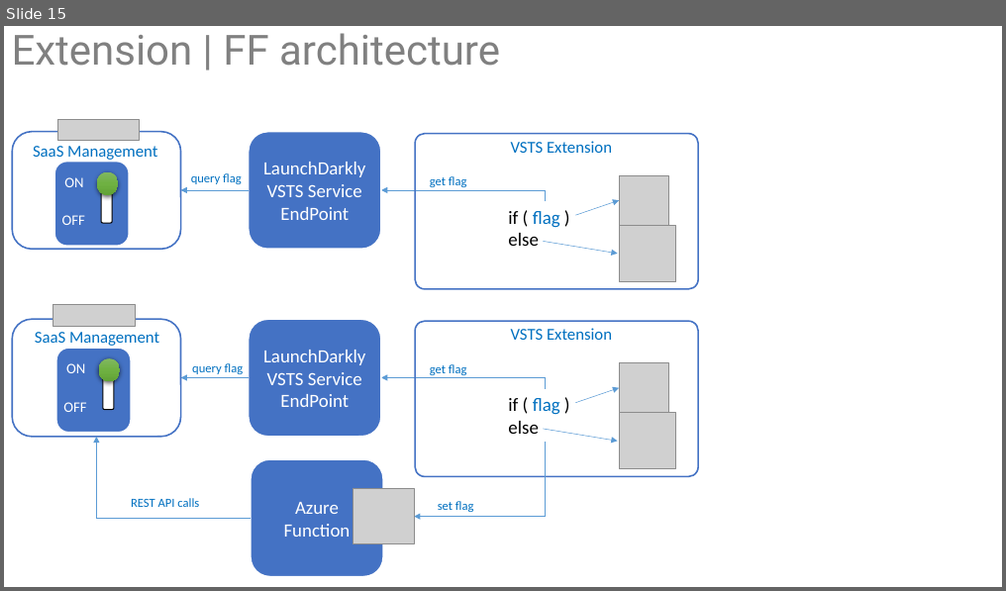
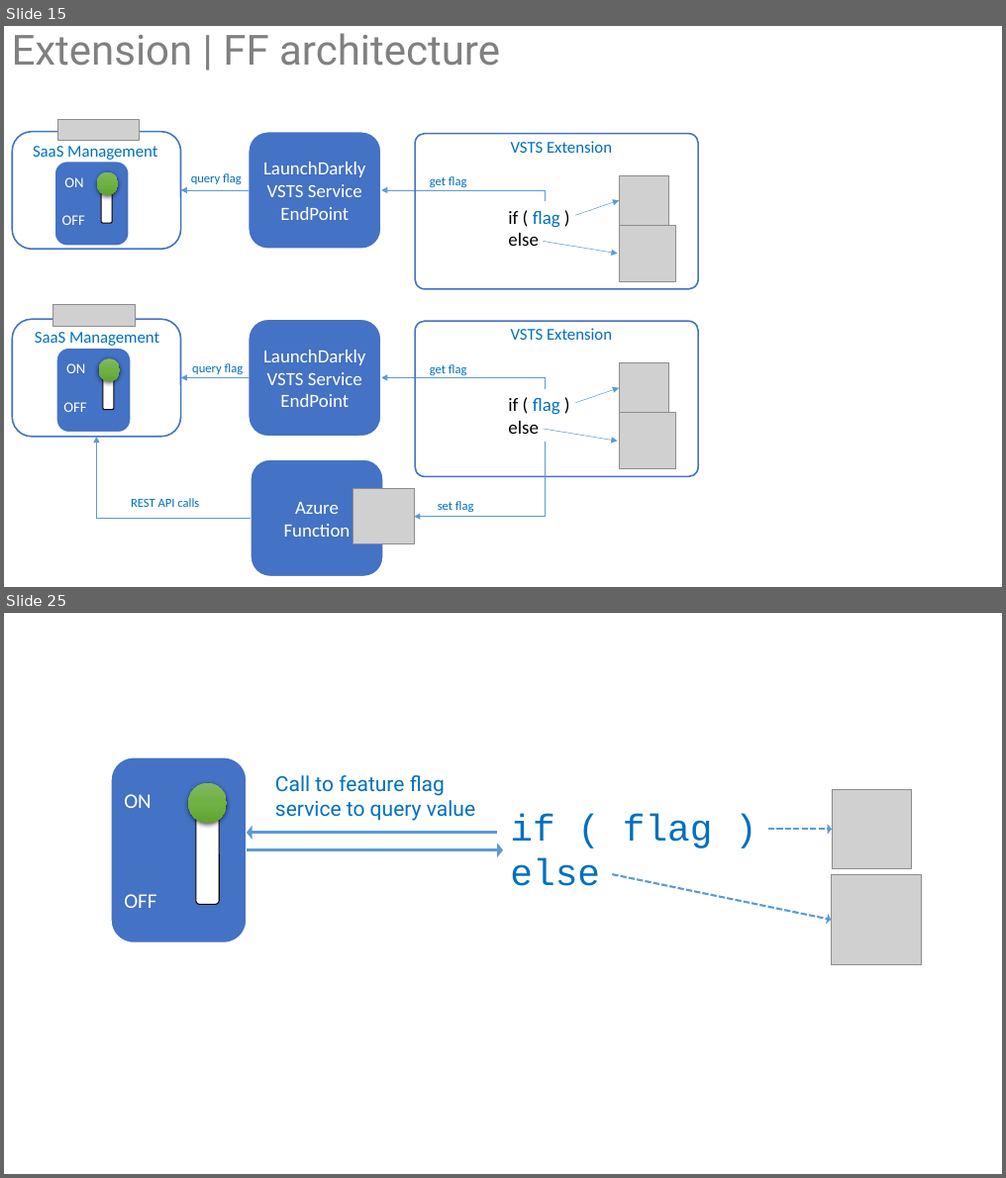
Before and after one commit to ALM-Rangers/Guidance, a slide deck: src/DevOps/Illustrations.pptx. Shown one above the other, each under a label of ours: slide 15 before the commit, slides 15 and 25 after it; the slides between them are not shown. The pictures are 1006x591 and 1006x1178 pixels, drawn with LibreOffice and Linux fonts; fonts in the diff are those of the drawing; grey boxes stand for pictures. Boxes give left, top, right and bottom in pixels: in the first picture for what was removed or moved away, otherwise in the second. Text is boxed around its words. In the diff, an @@ line names an element or a change of style, - is before the commit and + after.

Commit message:
Batch update of images and decks.

```diff
--- a/src/DevOps/Illustrations.pptx
+++ b/src/DevOps/Illustrations.pptx
@@ slide 25 added at bbox=[4, 613, 1002, 1174], background #FFFFFF @@
@@ rounded rectangle added at bbox=[111, 758, 247, 943], fill #4472C4, outline #FFFFFF 1.5 pt @@
@@ ellipse added at bbox=[188, 783, 227, 823], fill gradient #81B861 to #6FB242 to #62A336 @@
@@ text added at bbox=[275, 775, 475, 821], 20 pt, text #0070C0 @@
+Call to feature flag service to query value
@@ picture added at bbox=[832, 789, 912, 869] @@
@@ text added at bbox=[124, 794, 151, 808], 20 pt, text #FFFFFF @@
+ON
@@ rounded rectangle added at bbox=[196, 802, 219, 905], fill #FFFFFF, outline #000000 1 pt @@
@@ text added at bbox=[510, 814, 713, 886], 36 pt, text #0070C0 @@
+if ( flag )
+else
@@ arrow added from (497, 833) to (247, 833), #5B9BD5 2.75 pt @@
@@ arrow added from (768, 830) to (832, 830), #5B9BD5 2 pt dashed @@
@@ arrow added from (247, 851) to (503, 851), #5B9BD5 2.75 pt @@
@@ arrow added from (613, 874) to (832, 920), #5B9BD5 2 pt dashed @@
@@ picture added at bbox=[832, 874, 922, 964] @@
@@ text added at bbox=[124, 894, 156, 908], 20 pt, text #FFFFFF @@
+OFF
```
Also in this commit, not shown: 11 other slides added, 41 other files.
